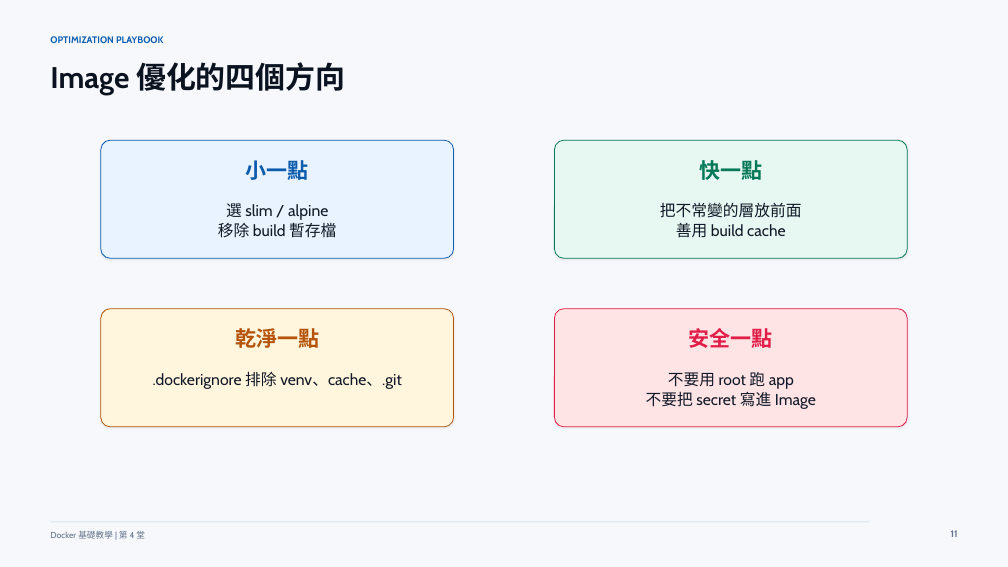
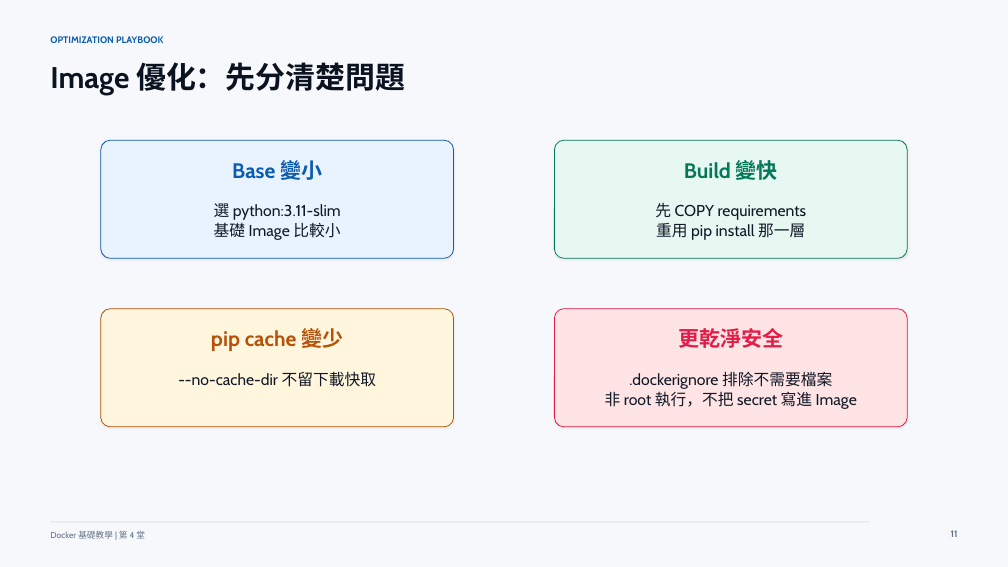
Before and after one commit to lalalalaluk/docker-practice, a slide deck: slide 15 of slides/docker-session4-dockerfile-resources.pptx. Drawn at 1008x567 pixels with LibreOffice and Linux fonts; fonts in the diff are those of the drawing. Boxes give left, top, right and bottom in pixels: in the first picture for what was removed or moved away, otherwise in the second. Text is boxed around its words. In the diff, an @@ line names an element or a change of style, - is before the commit and + after.

```diff
--- a/slides/docker-session4-dockerfile-resources.pptx
+++ b/slides/docker-session4-dockerfile-resources.pptx
@@ text at (50,62,405,95): text changed @@
-Image 優化的四個方向
+Image 優化：先分清楚問題
@@ text at (232,160,322,180): text changed @@
-小一點
+Base 變小
@@ text at (684,157,778,183): text changed @@
-快一點
+Build 變快
@@ text at (214,203,341,240): text changed @@
-選 slim / alpine
-移除 build 暫存檔
+選 python:3.11-slim
+基礎 Image 比較小
@@ text at (655,203,807,240): text changed @@
-把不常變的層放前面
-善用 build cache
+先 COPY requirements
+重用 pip install 那一層
@@ text at (211,328,343,351): text changed @@
-乾淨一點
+pip cache 變少
@@ text at (678,328,783,348): text changed @@
-安全一點
+更乾淨安全
@@ text at (178,371,376,387): text changed @@
-.dockerignore 排除 venv、cache、.git
+--no-cache-dir 不留下載快取
@@ text at (605,371,857,409): text changed @@
-不要用 root 跑 app
-不要把 secret 寫進 Image
+.dockerignore 排除不需要檔案
+非 root 執行，不把 secret 寫進 Image
```
Also in this commit, not shown: 9 other slides changed, 4 other files.
